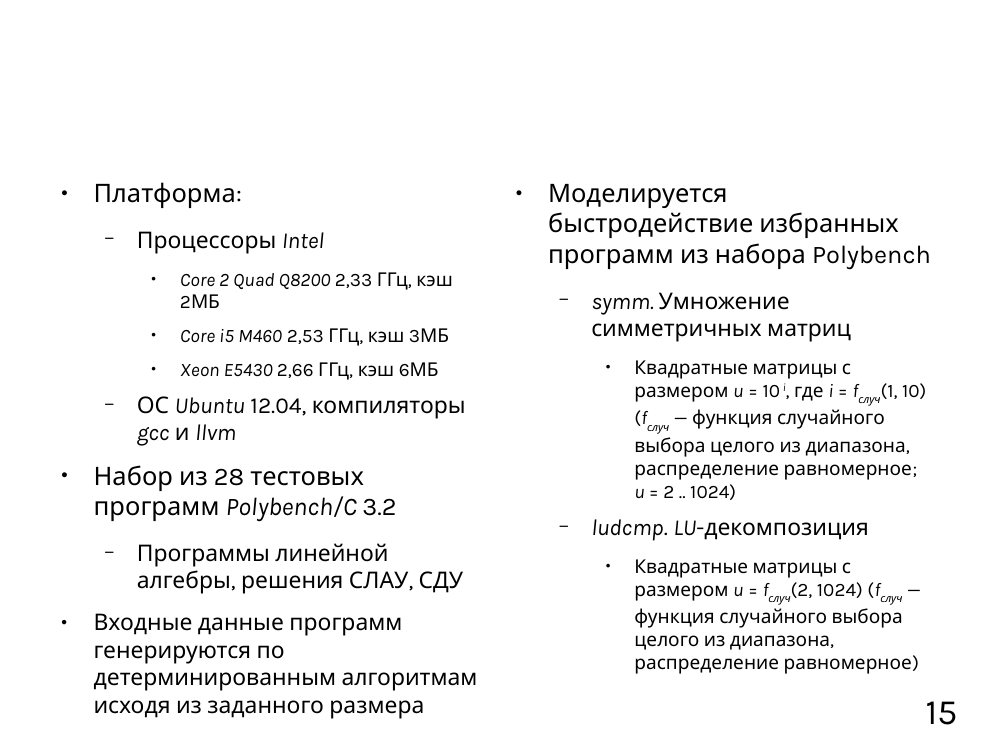
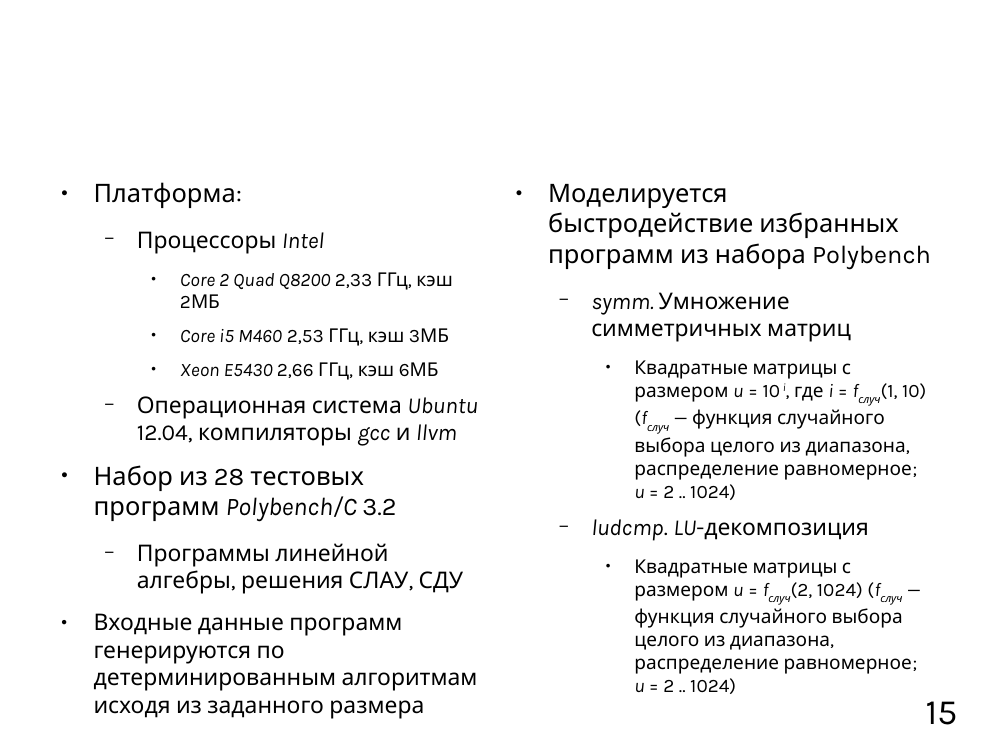
Before and after one commit to mkpankov/adaptor, a slide deck: slide 15 of diploma/defense/brochure.odp. Drawn at 1008x756 pixels with LibreOffice and Linux fonts; fonts in the diff are those of the drawing; background and template pictures are left out. Boxes give left, top, right and bottom in pixels: in the first picture for what was removed or moved away, otherwise in the second. Text is boxed around its words. In the diff, an @@ line names an element or a change of style, - is before the commit and + after.

```diff
--- a/diploma/defense/brochure.odp
+++ b/diploma/defense/brochure.odp
@@ text at <box>137,396,478,446</box>: text changed @@
-  − ОС Ubuntu 12.04, компиляторы gcc и llvm
+  − Операционная система Ubuntu 12.04, компиляторы gcc и llvm
@@ text at <box>634,559,912,694</box>: text changed @@
-    ● Квадратные матрицы с размером u = fслуч(2, 1024) (fслуч — функция случайного выбора целого из диапазона, распределение равномерное)
+    ● Квадратные матрицы с размером u = fслуч(2, 1024) (fслуч — функция случайного выбора целого из диапазона, распределение равномерное; u = 2 .. 1024)
```
Also in this commit, not shown: 9 other slides changed.
